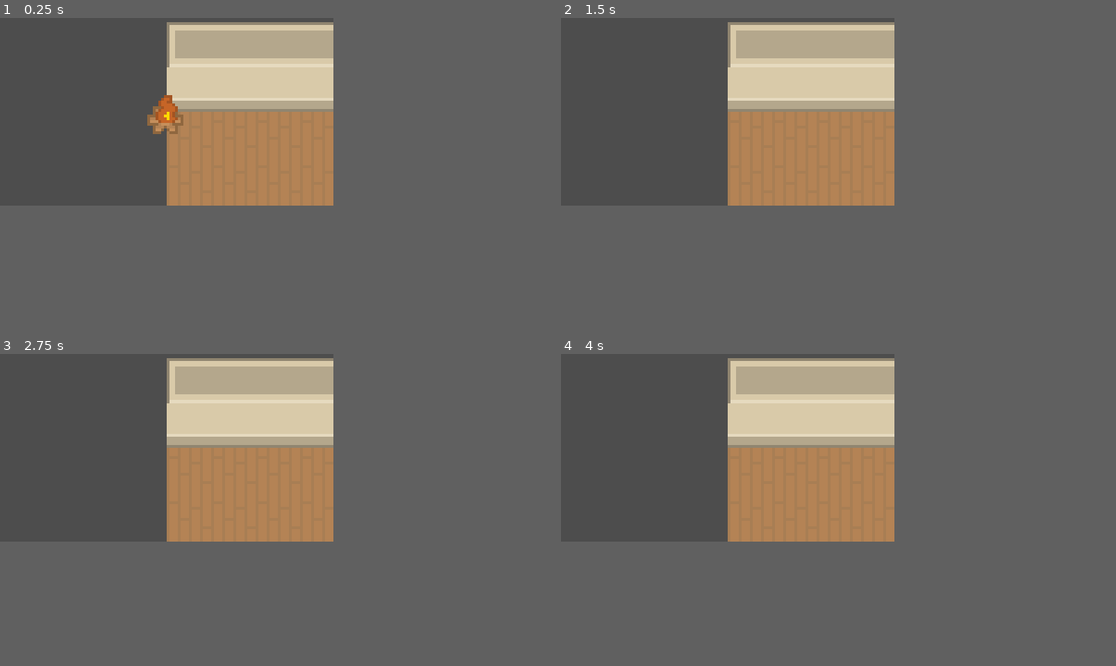
Above: before the commit, frames 1-4 (two rows, left to right).
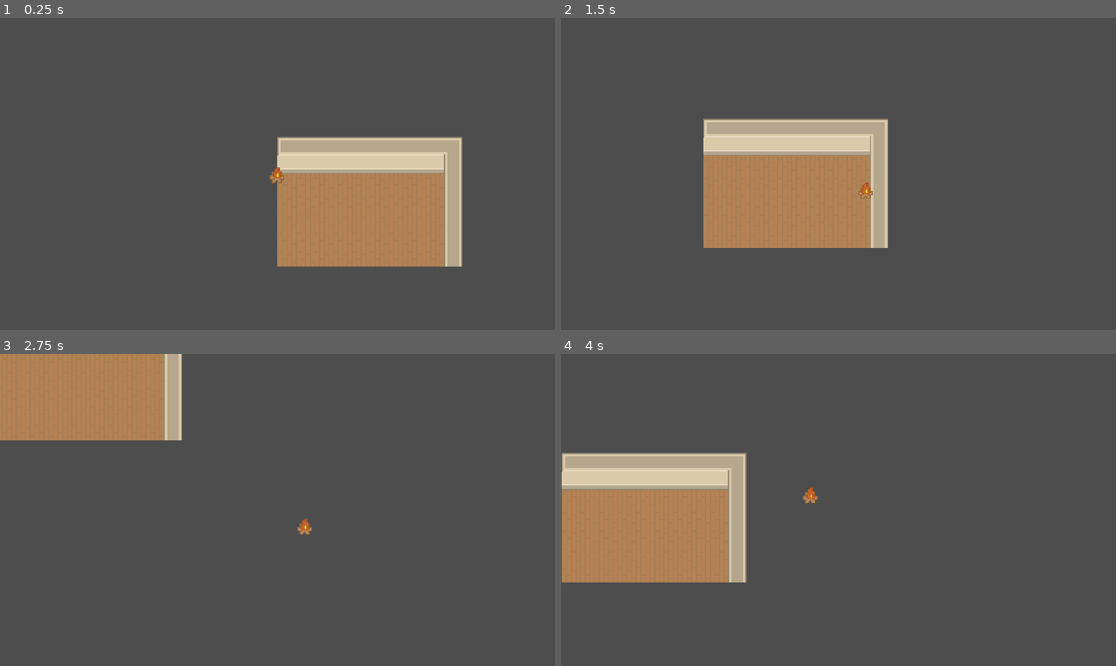
Above: after the commit, the same moments.

Repository: WilliamHCarter/RoomDesigner
Game: Godot game, scene res://test_room.tscn
Two runs of this game, one before a commit and one after it. Both use one fixed random seed, a clock stepped at 60 frames per second and the inputs below.
Inputs:
- Up to frame 1 (0.25 s): no input
- Up to frame 2 (1.5 s): tap Enter at 0.5 s; hold D (right) 0.53-1.28 s; hold S (down) from 1.28 s (still down)
- Up to frame 3 (2.75 s): release S (down) at 2.03 s; hold D (right) from 2.03 s (still down)
- Up to frame 4 (4 s): release D (right) at 2.78 s; hold W (up) 2.78-3.53 s; hold A (left) from 3.53 s (still down)
In our replay, the window is 480x270 before the commit and 799x449 after it. These sizes can differ from the game's own. Grey fills any space a smaller window leaves; there, only what the larger window draws over its background counts as a difference.

The runs differ from the first frame. In frame 1, 29% of the frame differs, in the area x 26-84%, y 1-80%; in frame 2, 19%; in frame 3, 26%; in frame 4, 31%, in the area x 0-61%, y 1-74%.

Commit message:
Movement and Camera Refinement

Diff:
--- a/Character_Movement.gd
+++ b/Character_Movement.gd
@@ -1,9 +1,9 @@
 extends CharacterBody2D
 
 
-const SPEED = 400
-const ACCELERATION = 2500
-const FRICTION = 1500
+const SPEED = 200
+const ACCELERATION = 1750
+const FRICTION = 3000
 
 
 func player_movement(input, delta):
--- a/project.godot
+++ b/project.godot
@@ -17,8 +17,8 @@
 
 [display]
 
-window/size/viewport_width=480
-window/size/viewport_height=270
+window/size/viewport_width=1920
+window/size/viewport_height=1080
 window/stretch/scale=4.0
 
 [input]
--- a/test_room.tscn
+++ b/test_room.tscn
@@ -5332,8 +5332,6 @@
 layer_2/z_index = 0
 layer_2/tile_data = PackedInt32Array()
 
-[node name="Camera2D" type="Camera2D" parent="."]
-
 [node name="Character" type="CharacterBody2D" parent="."]
 script = ExtResource("3_21w58")
 
@@ -5343,3 +5341,11 @@
 [node name="CollisionShape2D" type="CollisionShape2D" parent="Character"]
 position = Vector2(0, 5)
 shape = SubResource("CircleShape2D_poduh")
+
+[node name="Camera2D" type="Camera2D" parent="Character"]
+drag_horizontal_enabled = true
+drag_vertical_enabled = true
+drag_left_margin = 0.1
+drag_top_margin = 0.1
+drag_right_margin = 0.1
+drag_bottom_margin = 0.1
